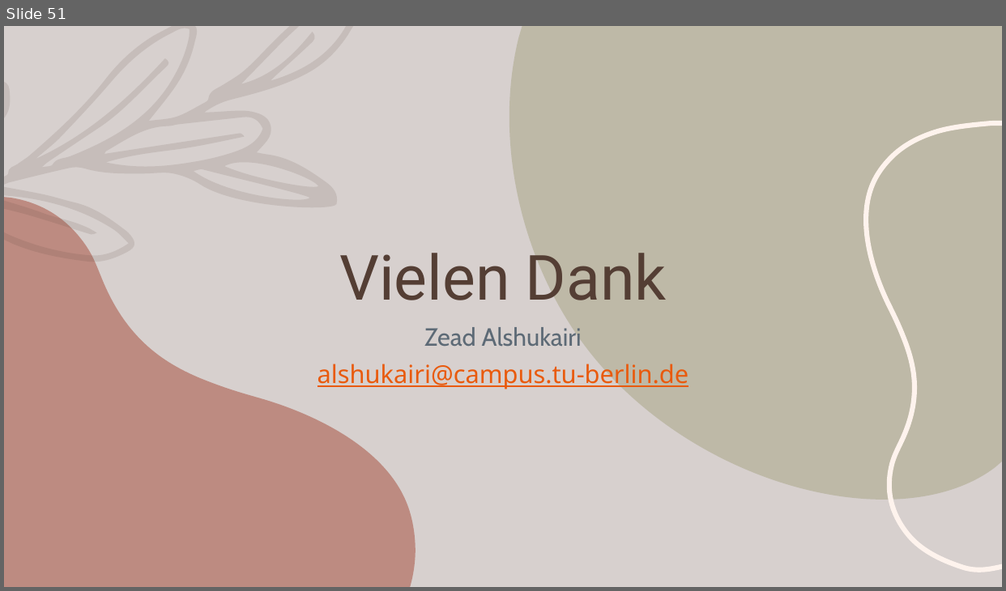
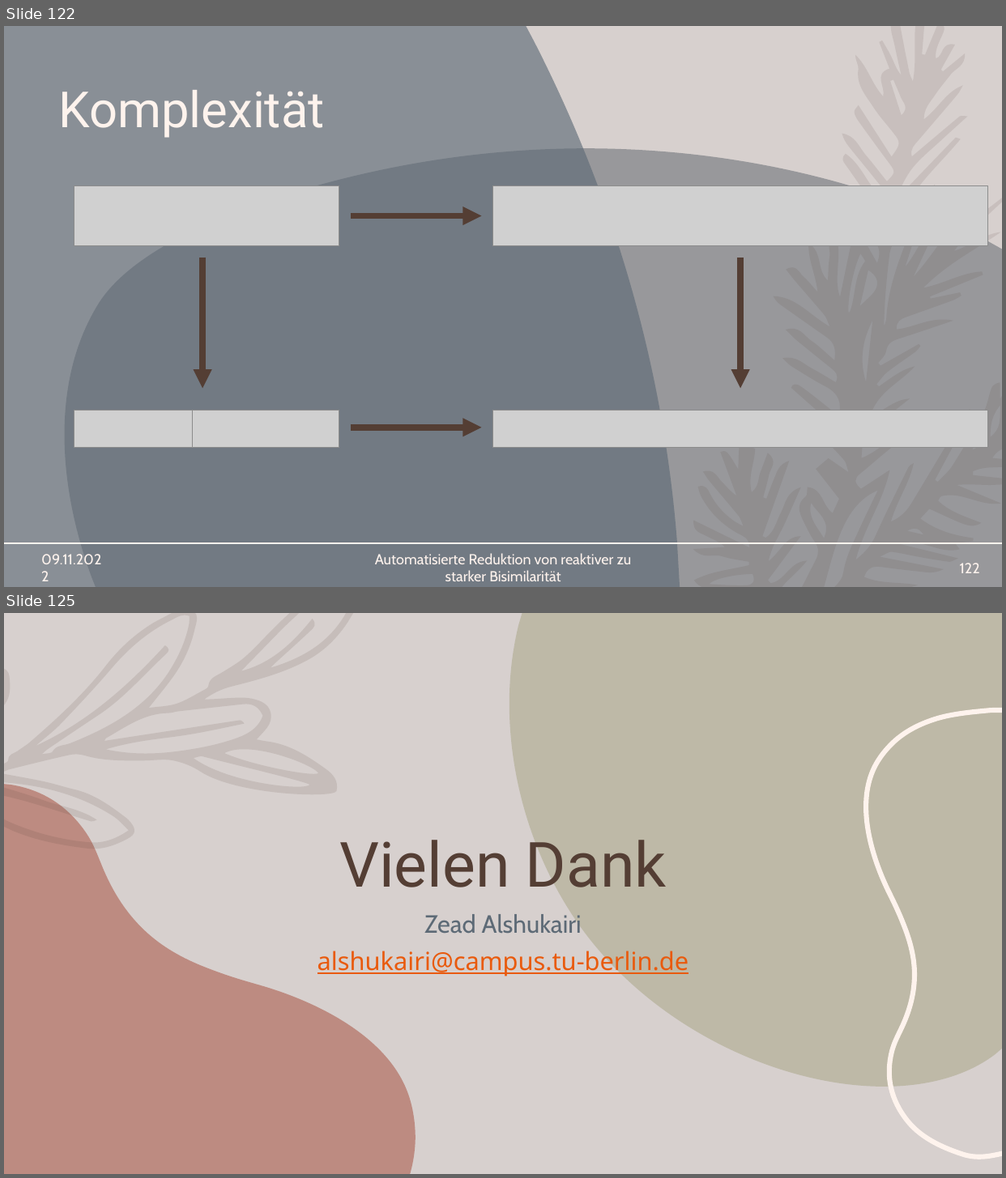
Before and after one commit to Mieneas/Automatisierte-Reduktion-von-reaktiver-zu-starker-Bisimilaritaet, a slide deck: thesis/FoKo-presentation/Automatisierte Reduktion von reaktiver zu starker Bisimilarität.pptx. Shown one above the other, each under a label of ours: slide 51 before the commit, slides 122 and 125 after it; the slides between them are not shown. The pictures are 1006x591 and 1006x1178 pixels, drawn with LibreOffice and Linux fonts; fonts in the diff are those of the drawing; grey boxes stand for pictures. Boxes give left, top, right and bottom in pixels: in the first picture for what was removed or moved away, otherwise in the second. Text is boxed around its words. In the diff, an @@ line names an element or a change of style, - is before the commit and + after.

```diff
--- a/thesis/FoKo-presentation/Automatisierte Reduktion von reaktiver zu starker Bisimilarität.pptx
+++ b/thesis/FoKo-presentation/Automatisierte Reduktion von reaktiver zu starker Bisimilarität.pptx
@@ slide 122 added at <box>4,26,1002,587</box>, background #D7D0CE @@
@@ freeform shape added at <box>4,26,680,587</box>, fill #5D6A76 at 63% opacity @@
@@ freeform shape added at <box>693,26,1002,587</box>, fill #543E35 at 11% opacity @@
@@ title added at <box>58,90,324,138</box>, 48 pt, text #FEF3ED @@
+Komplexität
@@ freeform shape added at <box>65,149,1002,587</box>, fill #465058 at 43% opacity @@
@@ picture added at <box>74,186,339,247</box> @@
@@ picture added at <box>493,186,987,247</box> @@
@@ arrow added from (351, 216) to (482, 216), #543E34 6 pt @@
@@ arrow added from (202, 258) to (202, 388), #543E34 6 pt @@
@@ arrow added from (740, 258) to (740, 388), #543E34 6 pt @@
@@ picture added at <box>74,411,192,448</box> @@
@@ picture added at <box>192,411,339,448</box> @@
@@ picture added at <box>493,411,987,448</box> @@
@@ arrow added from (351, 428) to (482, 428), #543E34 6 pt @@
@@ line added from (4, 544) to (1002, 544), #543E34 1.25 pt @@
@@ line added from (4, 544) to (1002, 544), #FEF3ED 1.25 pt @@
@@ text added at <box>41,554,101,565</box>, 14 pt, text #FEF3ED @@
+09.11.2022
@@ text added at <box>375,553,632,582</box>, 14 pt, text #FEF3ED @@
+Automatisierte Reduktion von reaktiver zu starker Bisimilarität
@@ page number added at <box>960,563,980,574</box>, 14 pt, text #FEF3ED @@
+122
@@ what was slide 51 is now slide 125 @@
```
Also in this commit, not shown: 9 slides changed, 74 other slides added, 1 slide removed, 3 other files.
